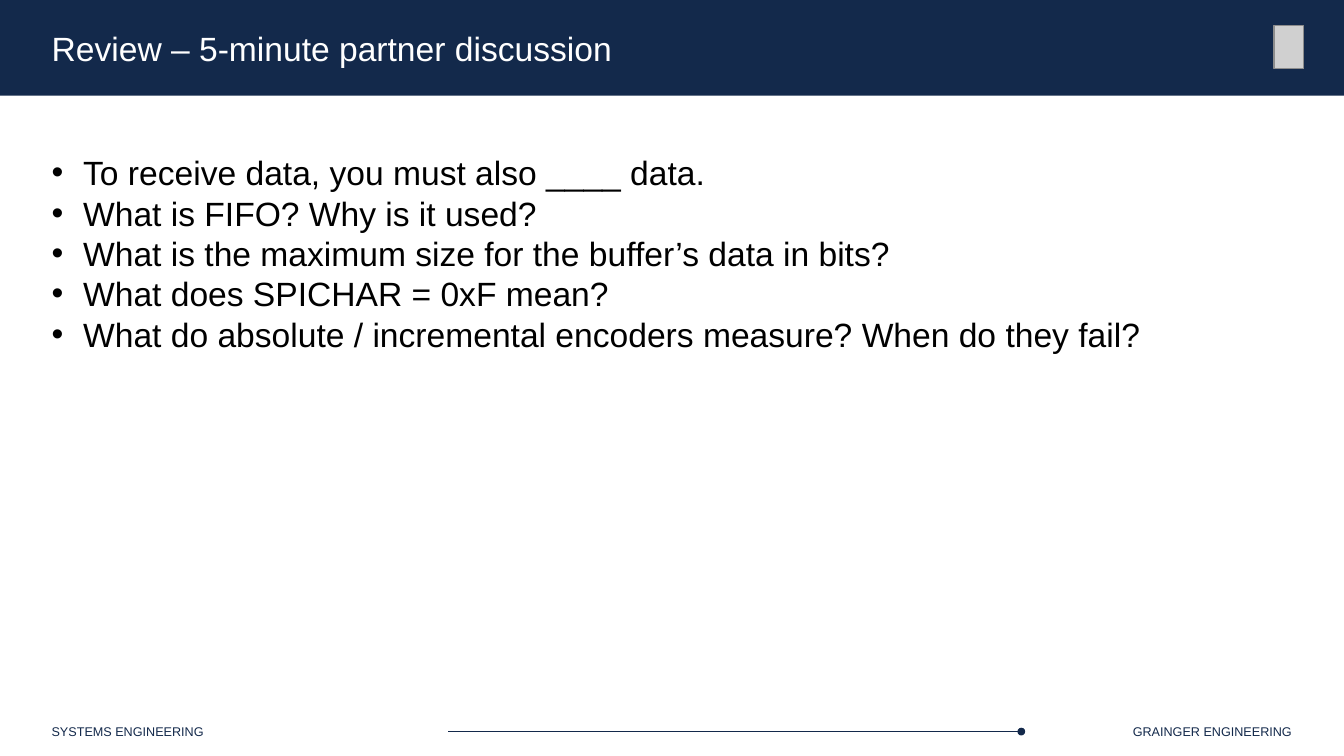
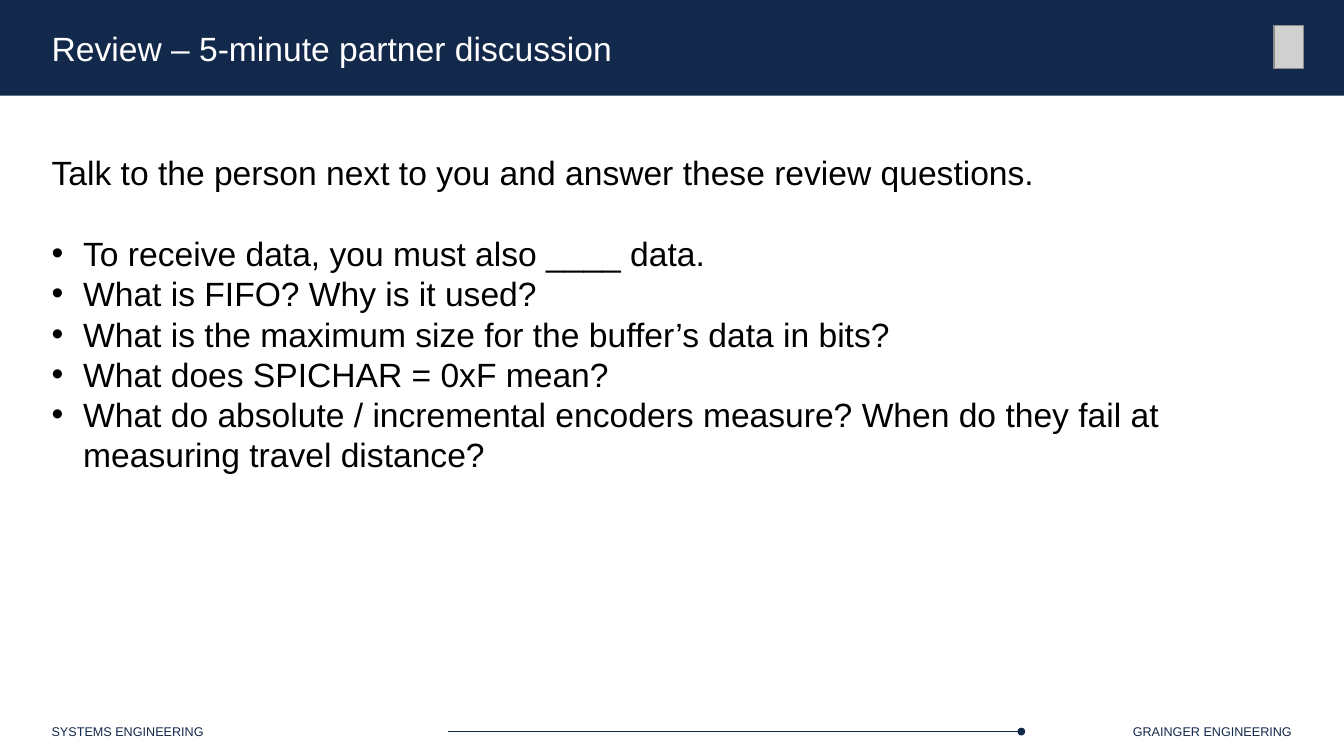
Before and after one commit to Marius-Juston/SE-423---Class-Material, a slide deck: slide 2 of Lectures/Slides/L12.pptx (slide 5 before the commit). Drawn at 1344x756 pixels with LibreOffice and Linux fonts; fonts in the diff are those of the drawing; grey boxes stand for pictures. Boxes give left, top, right and bottom in pixels: in the first picture for what was removed or moved away, otherwise in the second. Text is boxed around its words. In the diff, an @@ line names an element or a change of style, - is before the commit and + after.

```diff
--- a/Lectures/Slides/L12.pptx
+++ b/Lectures/Slides/L12.pptx
@@ text at (52, 160, 1034, 192): paragraph added @@
+Talk to the person next to you and answer these review questions.
@@ text at (83, 402, 1159, 474): text changed @@
-• What do absolute / incremental encoders measure? When do they fail?
+• What do absolute / incremental encoders measure? When do they fail at measuring travel distance?
```
